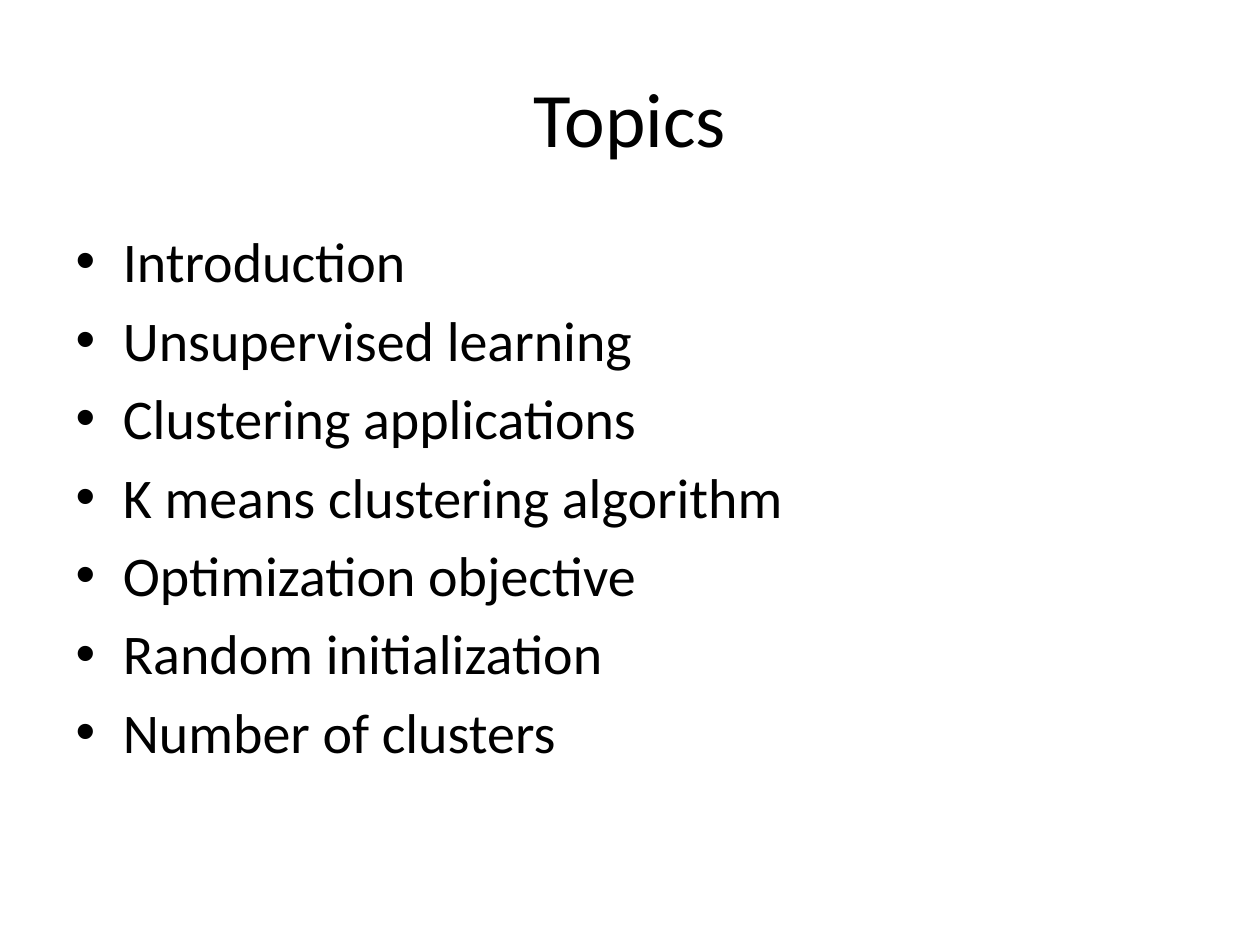
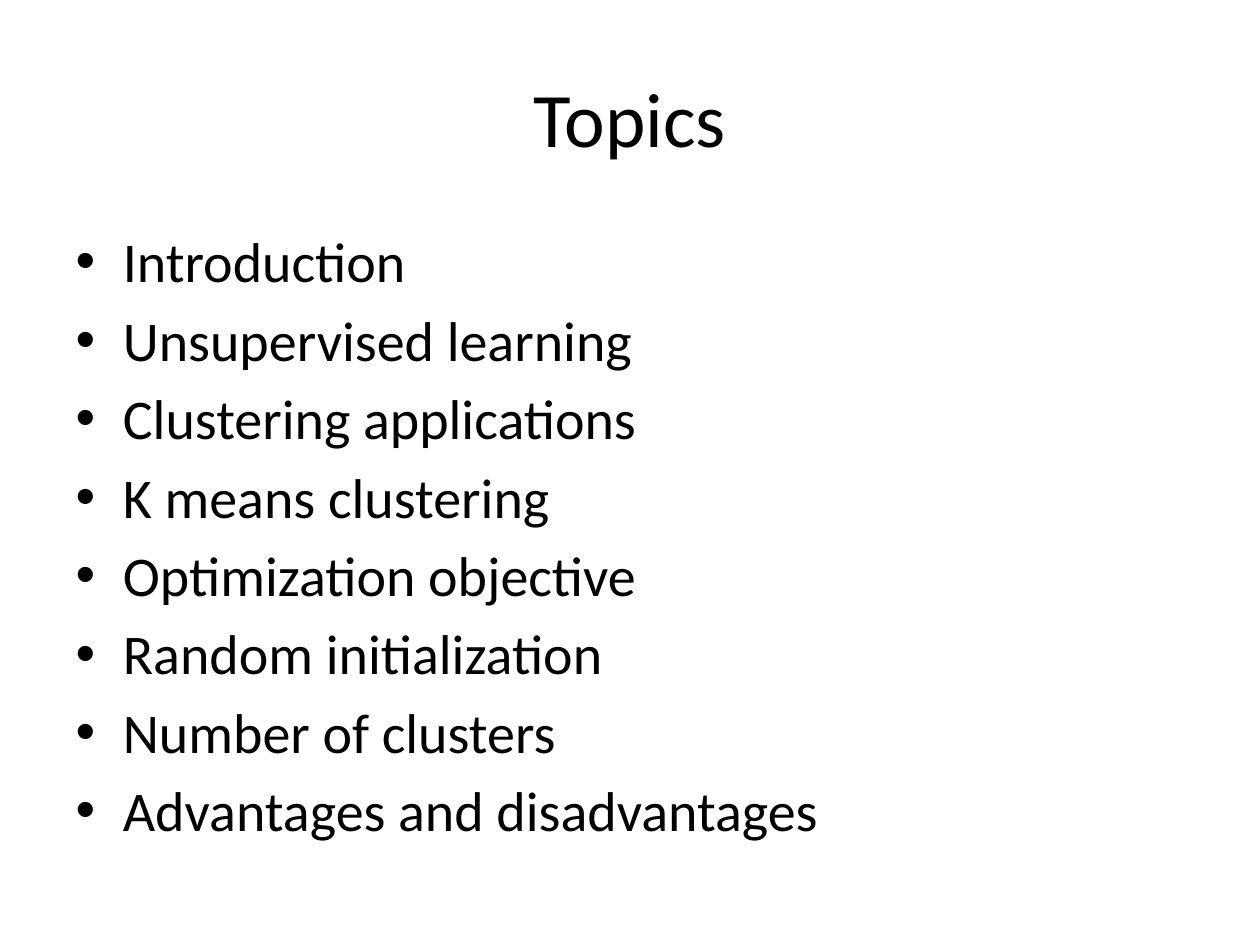
Before and after one commit to look4pritam/ArtificialIntelligence, a slide deck: slide 2 of MachineLearning/K-MeansClustering.pptx. Drawn at 1260x945 pixels with LibreOffice and Linux fonts; fonts in the diff are those of the drawing. Boxes give left, top, right and bottom in pixels: in the first picture for what was removed or moved away, otherwise in the second. Text is boxed around its words. In the diff, an @@ line names an element or a change of style, - is before the commit and + after.

```diff
--- a/MachineLearning/K-MeansClustering.pptx
+++ b/MachineLearning/K-MeansClustering.pptx
@@ text at <box>123,479,549,528</box>: text changed @@
-• K means clustering algorithm
+• K means clustering
@@ text at <box>123,792,817,841</box>: paragraph added @@
+• Advantages and disadvantages
```
